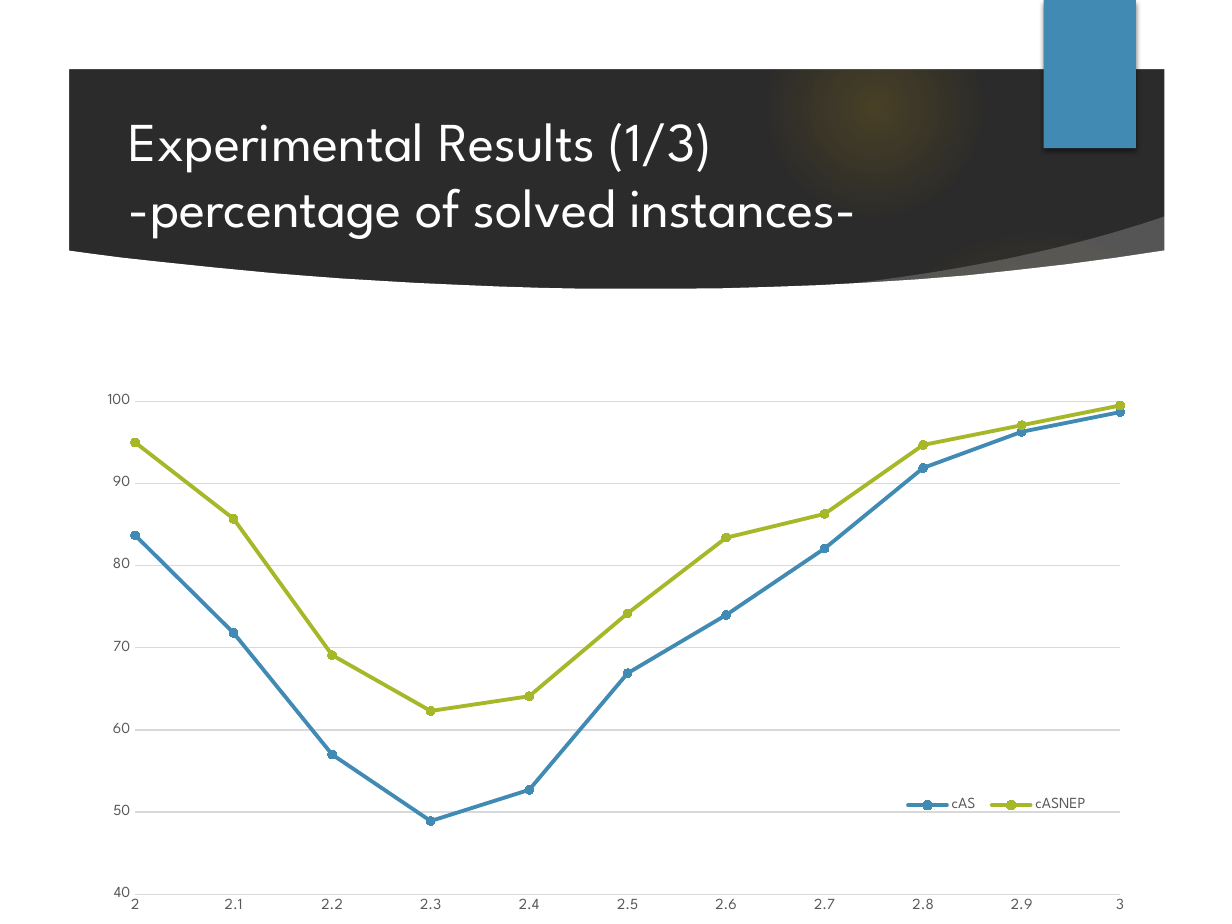
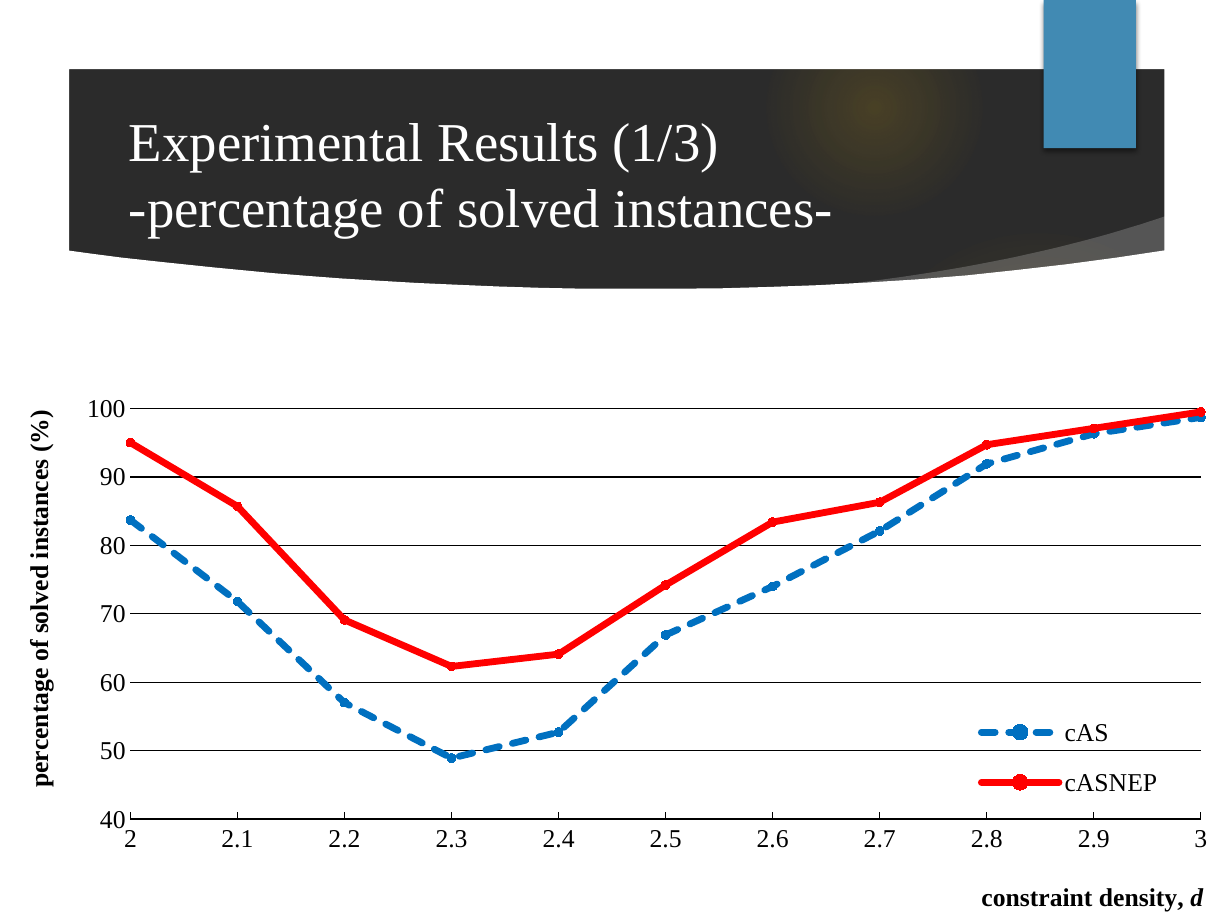
Before and after one commit to Masukane/slides, a slide deck: slide 10 of masukaneICIIC2018.pptm. Drawn at 1232x924 pixels with LibreOffice and Linux fonts; fonts in the diff are those of the drawing; grey boxes stand for pictures; background and template pictures are left out; a plain dark background stands for a picture behind light text. Boxes give left, top, right and bottom in pixels: in the first picture for what was removed or moved away, otherwise in the second. Text is boxed around its words. In the diff, an @@ line names an element or a change of style, - is before the commit and + after.

```diff
--- a/masukaneICIIC2018.pptm
+++ b/masukaneICIIC2018.pptm
@@ title "Experimental Results (1/3) -percentage of ..." at box(129, 123, 833, 238): font League Spartan to Times New Roman @@
@@ line chart at box(0, 383, 1232, 924) @@
@@ colour of cAS #418AB3 to #0070C0 @@
@@ colour of cASNEP #A6B727 to #FF0000 @@
@@ category axis title "" to "constraint density, d" @@
@@ value axis title "" to "percentage of solved instances (%)" @@
@@ legend changed @@
@@ category axis changed @@
@@ value axis changed @@
@@ lettering changed @@
@@ line chart: place and size @@
-line chart at box(86, 383, 1145, 924)
+line chart at box(0, 383, 1232, 924)
```
Also in this commit, not shown: 12 other slides changed.
